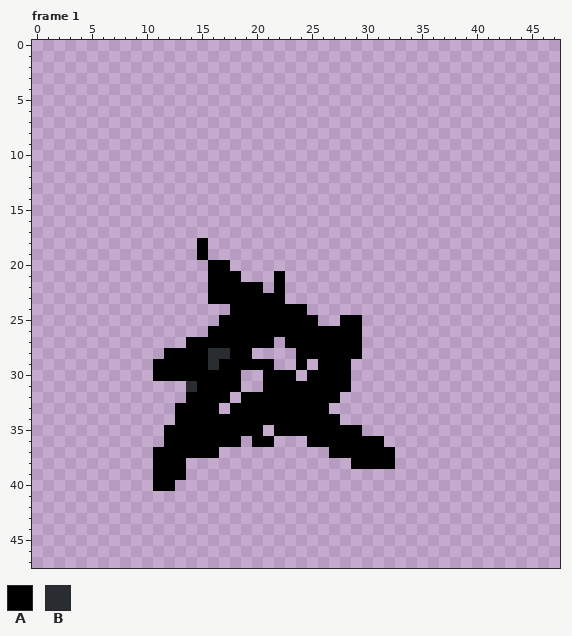
Two states of a pixel-art file, assets/Will/Crow_death.aseprite. This is how it looked before the edit.
48x48 pixels, 13 frames. Shown: frame 1. The commit also changed other frames, which this record leaves out.
Visible layers, top first: "Layer 2", "Layer 3", "Layer 4", "Layer 5", "Layer 6", "Layer 7", "Layer 8", "Layer orig".
Palette (. is transparent): A #000000  B #292c31
Pixels before, frame 1, first column x 11:
18 ....A.................
19 ....A.................
20 .....AA...............
21 .....AAA...A..........
22 .....AAAAA.A..........
23 .....AAAAAAA..........
24 .......AAAAAAA........
25 ......AAAAAAAAA..AA...
26 .....AAAAAAAAAAAAAA...
27 ...AAAAAAAA.AAAAAAA...
28 .AAAABBAA....AAAAAA...
29 AAAAABAAAAA..A.AAA....
30 AAAAAAAA..AAA.AAAA....
31 ...BAAAA..AAAAAAAA....
32 ...AAAA.AAAAAAAAA.....
33 ..AAAA.AAAAAAAAA......
34 ..AAAAAAAAAAAAAAA.....
35 .AAAAAAAAA.AAAAAAAA...
36 .AAAAAAA.AA...AAAAAAA.
37 AAAAAA..........AAAAAA
38 AAA...............AAAA
39 AAA...................
40 AA....................
New version:
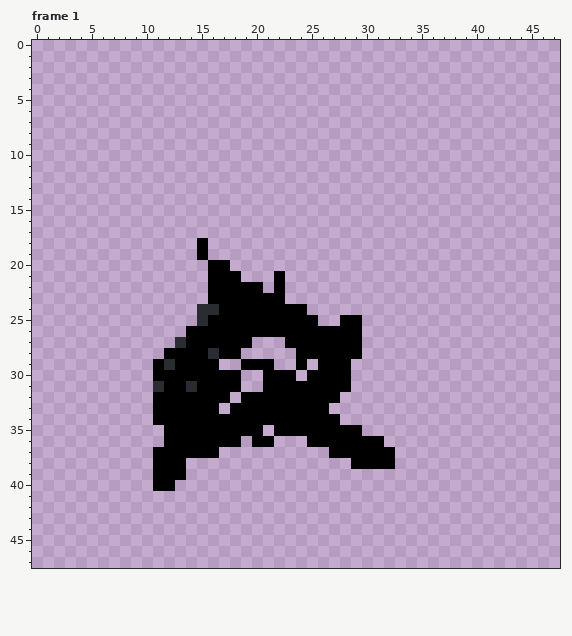
Change:
Changed rows in their new state; - is an unchanged pixel.
Frame 1, layer "Layer 3":
first column x 11:
24 ----BBA----
25 ----BA-----
26 ---AA------
27 --B------..
28 ------A-.--
29 -B---A..---
31 BAA--------
32 AAA--------
33 AA---------
34 AA---------
Pixel boxes of the changes (left, top, right, bottom) in both pictures:
changed: (153, 304, 274, 425)
